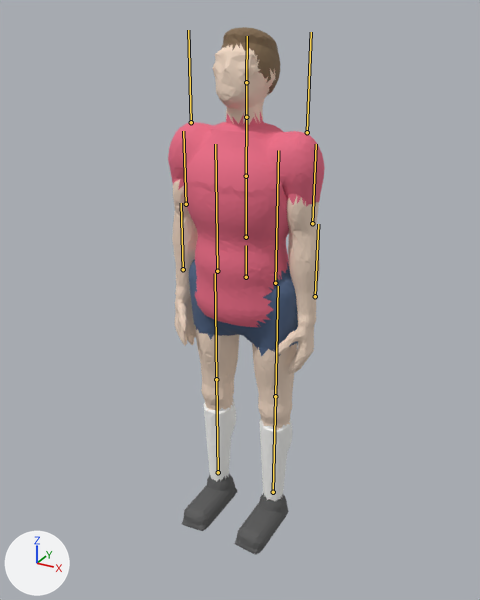
The glTF model arena-fc/Data/models/soccer_player.glb, before and after one commit.
Before and after are seen from a 50 mm camera at (0.991, -1.844, 1.824) aimed at (0.018, -0.076, 0.94). Lighting does not change. The marker at lower left points along +X, +Y and +Z. The picture after the commit comes second. The bones that change, and the others that lie on the model, are drawn over the model as lines.

Objects in the first picture: 'arena_soccer_mesh'.
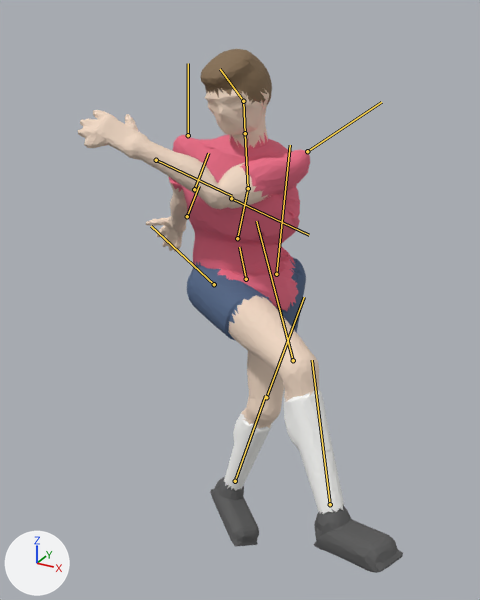
The newer file adds an action. The first version stands in its rest pose; the second is drawn at frame 27 of the action 'soccer_mocap_kick_f'.

What differs and where, as boxes (x1, y1, x2, y2) in the pictures (480 x 600 px):
'arena_soccer_mesh', posed (108% wider): before (168, 27, 324, 555); after (78, 49, 403, 573)
bone 'Hips', root to tip: before (246, 277) to (246, 245); after (246, 279) to (239, 247)
bone 'Spine', root to tip: before (246, 237) to (246, 176); after (237, 238) to (248, 188)
bone 'Chest', root to tip: before (246, 176) to (246, 117); after (248, 188) to (245, 133)
bone 'Head', root to tip: before (246, 82) to (247, 36); after (243, 101) to (220, 69)
bone 'LUpperArm', root to tip: before (191, 122) to (188, 30); after (188, 135) to (188, 63)
bone 'LForearm', root to tip: before (186, 204) to (183, 131); after (194, 189) to (208, 153)
bone 'RUpperArm', root to tip: before (307, 132) to (311, 32); after (307, 151) to (381, 102)
bone 'RForearm', root to tip: before (312, 223) to (316, 144); after (231, 198) to (309, 235)
bone 'LThigh', root to tip: before (217, 271) to (215, 144); after (214, 284) to (151, 226)
bone 'LShin', root to tip: before (216, 379) to (215, 273); after (293, 360) to (256, 221)
bone 'LFoot', root to tip: before (218, 472) to (216, 379); after (330, 504) to (312, 360)
bone 'RThigh', root to tip: before (275, 283) to (278, 150); after (276, 274) to (290, 145)
bone 'RShin', root to tip: before (275, 396) to (278, 286); after (266, 397) to (304, 297)

What the commit changed:
Bone 'Hips' (bone_hips) moves from (0.0, 0.0, 0.0) to (0.0, -0.009, 0.0).
Bone 'Hips' (bone_hips) turns from (0, 0, 0) to (-26, 46, 5) degrees about its own x, y and z.
Bone 'Spine' (bone_spine) turns from (0, 0, 0) to (53, -17, -32) degrees about its own x, y and z.
Bone 'Chest' (bone_chest) turns from (0, 0, 0) to (-3, -9, 15) degrees about its own x, y and z.
Bone 'Head' (bone_head) turns from (0, 0, 0) to (29, -8, 15) degrees about its own x, y and z.
Bone 'LUpperArm' (bone_lupperarm) turns from (0, 0, 0) to (-44, -114, 25) degrees about its own x, y and z.
Bone 'LForearm' (bone_lforearm) turns from (0, 0, 0) to (-17, 1, -2) degrees about its own x, y and z.
Bone 'RUpperArm' (bone_rupperarm) turns from (0, 0, 0) to (-111, -38, 63) degrees about its own x, y and z.
Bone 'RForearm' (bone_rforearm) turns from (0, 0, 0) to (-62, -4, 4) degrees about its own x, y and z.
Bone 'LThigh' (bone_lthigh) turns from (0, 0, 0) to (-47, 20, 3) degrees about its own x, y and z.
Bone 'LShin' (bone_lshin) turns from (0, 0, 0) to (47, 0, -1) degrees about its own x, y and z.
Bone 'LFoot' (bone_lfoot) turns from (0, 0, 0) to (12, 0, 0) degrees about its own x, y and z.
Bone 'RThigh' (bone_rthigh) turns from (0, 0, 0) to (14, 13, -11) degrees about its own x, y and z.
Bone 'RShin' (bone_rshin) turns from (0, 0, 0) to (26, 0, 1) degrees about its own x, y and z.
